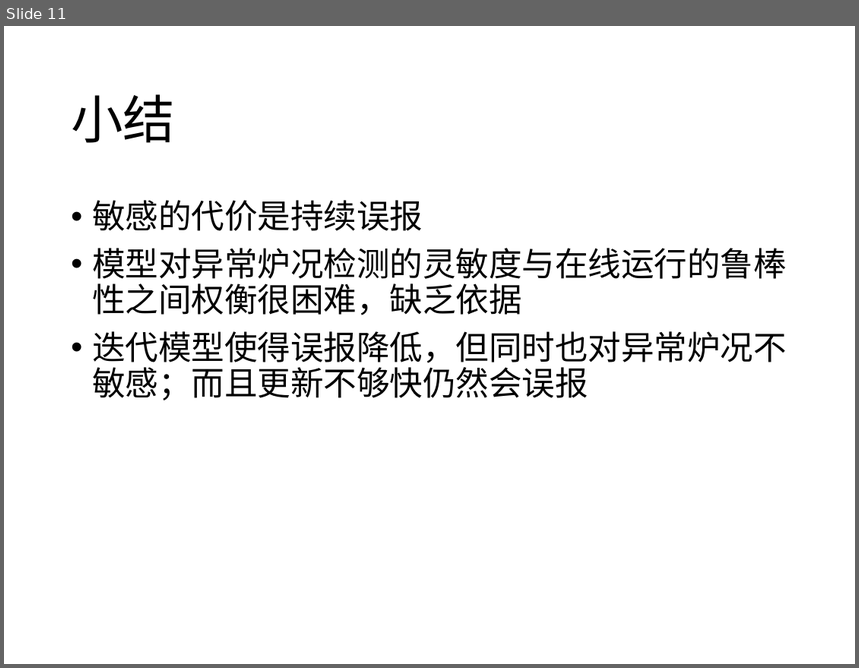
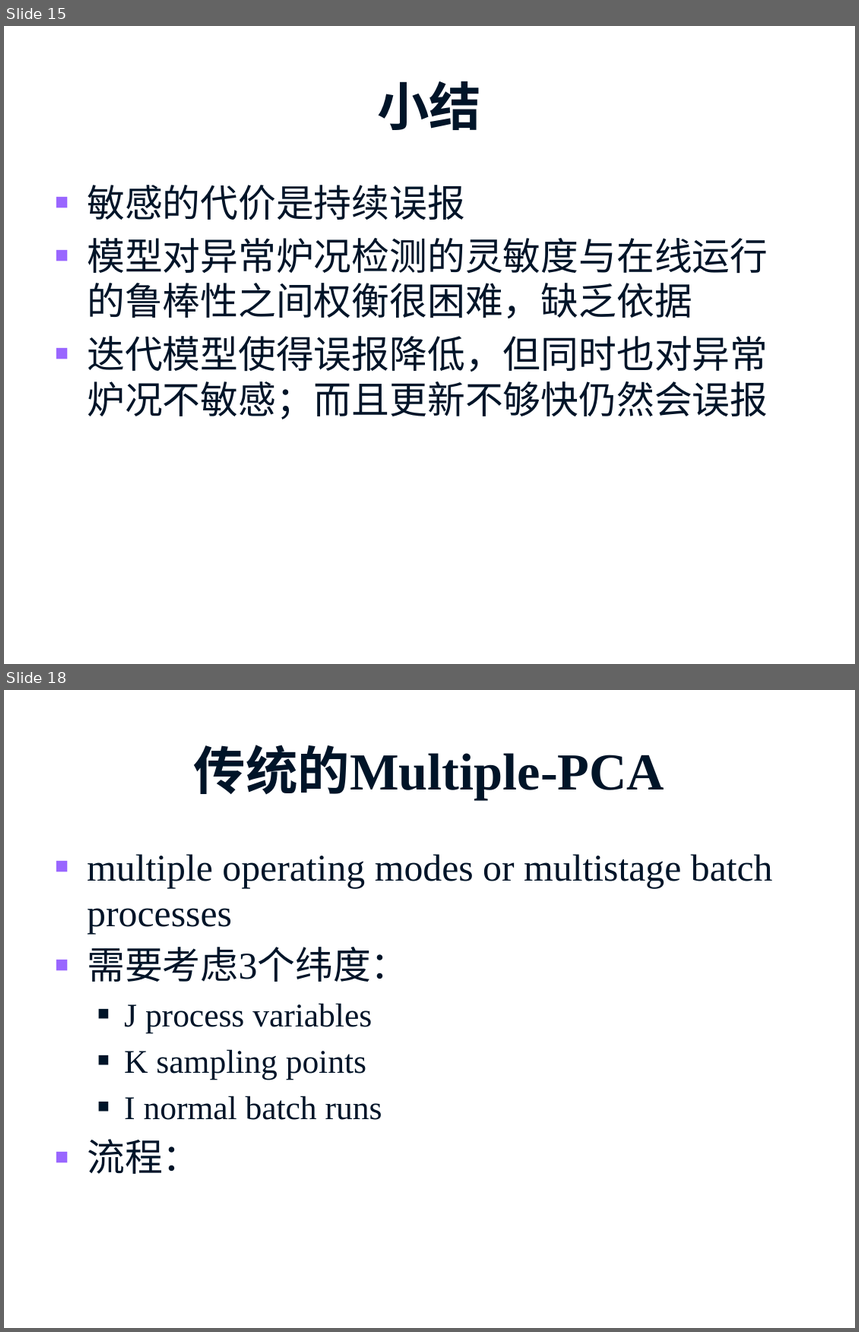
Before and after one commit to prm10/paper, a slide deck: presentation/msi.pptx. Shown one above the other, each under a label of ours: slide 11 before the commit, slides 15 and 18 after it; the slides between them are not shown. The pictures are 859x668 and 859x1332 pixels, drawn with LibreOffice and Linux fonts; fonts in the diff are those of the drawing; background and template pictures are left out. Boxes give left, top, right and bottom in pixels: in the first picture for what was removed or moved away, otherwise in the second. Text is boxed around its words. In the diff, an @@ line names an element or a change of style, - is before the commit and + after.

```diff
--- a/presentation/msi.pptx
+++ b/presentation/msi.pptx
@@ slide 18 added at bbox=[4, 690, 855, 1328], background #FFFFFF @@
@@ title added at bbox=[194, 745, 665, 801], 44 pt, text #001428, bold @@
+传统的Multiple-PCA
@@ text added at bbox=[87, 854, 773, 1174], 32 pt, text #001428 @@
+■ multiple operating modes or multistage batch processes
+■ 需要考虑3个纬度：
+  ■ J process variables
+  ■ K sampling points
+  ■ I normal batch runs
+■ 流程：
@@ what was slide 11 is now slide 15 @@
@@ slide 15 changed as well @@
@@ title "小结": place and size @@
-title "小结" at bbox=[71, 94, 175, 143]
+title "小结" at bbox=[377, 81, 481, 130]
@@ title "小结" at bbox=[377, 81, 481, 130]: font Calibri to Times New Roman, text colour #000000 to #001428, bold on; alignment left to centre; line spacing 0.9 to 1 @@
@@ text "敏感的代价是持续误报": place and size @@
-text "敏感的代价是持续误报" at bbox=[92, 200, 786, 401]
+text "敏感的代价是持续误报" at bbox=[87, 185, 768, 420]
@@ text "敏感的代价是持续误报" at bbox=[87, 185, 768, 420]: size 28 to 32 pt, font Calibri to Times New Roman, text colour #000000 to #001428; bullet • to ■; line spacing 0.9 to 1; less space between paragraphs @@
```
Also in this commit, not shown: 20 other slides changed, 8 other slides added, 1 slide removed, 1 other file.
